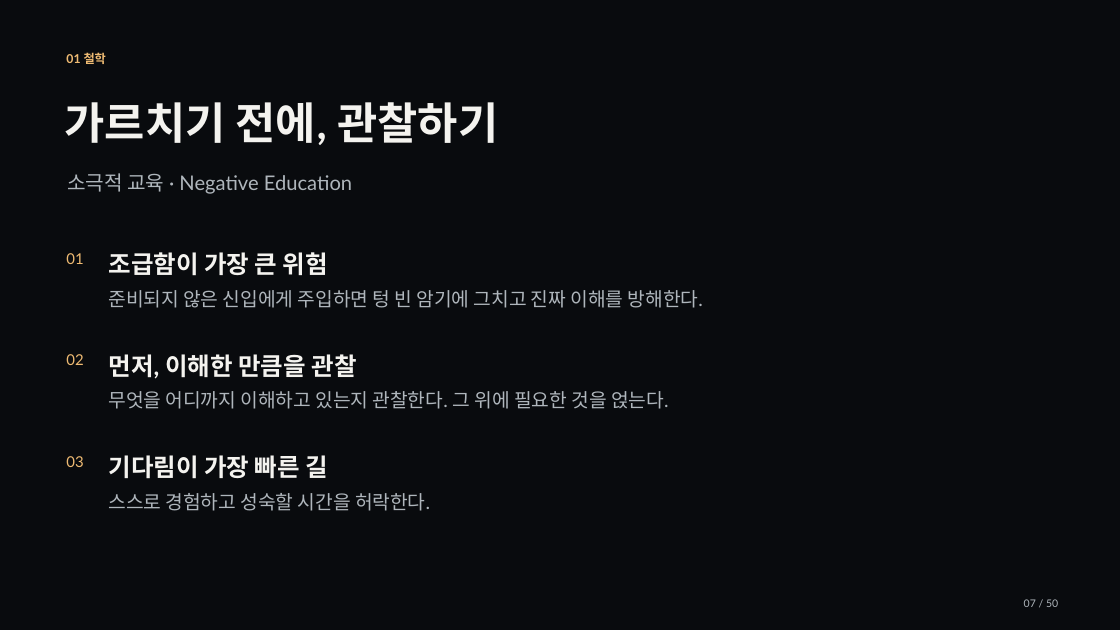
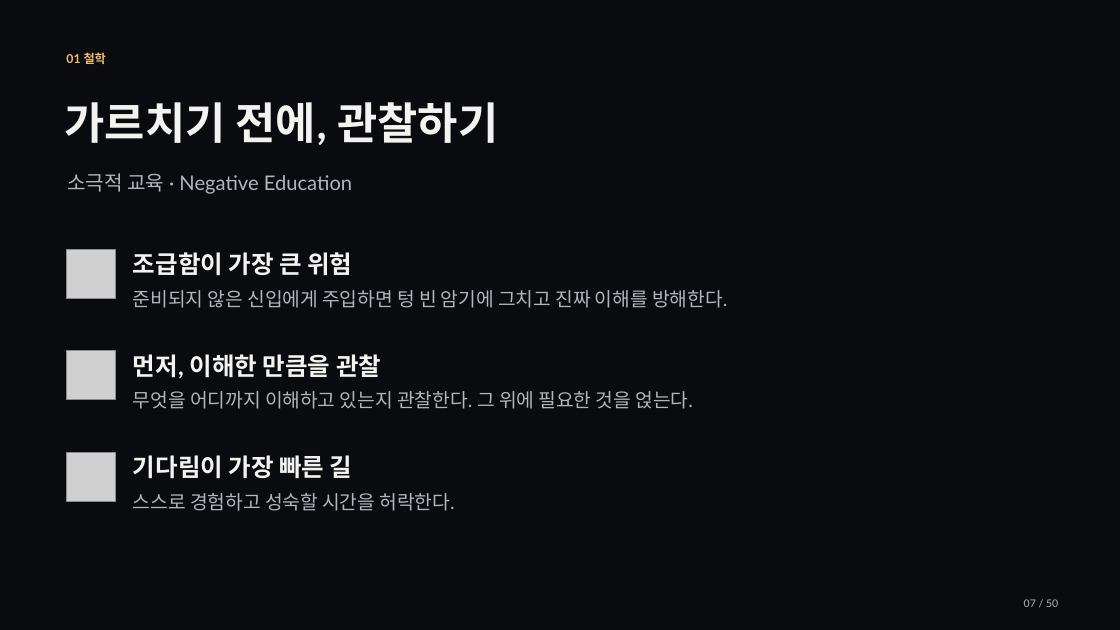
Before and after one commit to jaeyoung5178-bot/Presence, a slide deck: slide 7 of education/training/signature/training-signature.pptx. Drawn at 1120x630 pixels with LibreOffice and Linux fonts; fonts in the diff are those of the drawing; grey boxes stand for pictures. Boxes give left, top, right and bottom in pixels: in the first picture for what was removed or moved away, otherwise in the second. Text is boxed around its words. In the diff, an @@ line names an element or a change of style, - is before the commit and + after.

```diff
--- a/education/training/signature/training-signature.pptx
+++ b/education/training/signature/training-signature.pptx
@@ text removed at bbox=[66, 253, 83, 264] @@
-01
@@ picture added at bbox=[66, 250, 115, 298] @@
@@ text "조급함이 가장 큰 위험": place and size @@
-text "조급함이 가장 큰 위험" at bbox=[109, 252, 328, 276]
+text "조급함이 가장 큰 위험" at bbox=[133, 252, 352, 276]
@@ text "준비되지 않은 신입에게 주입하면 텅 ...": place and size @@
-text "준비되지 않은 신입에게 주입하면 텅 ..." at bbox=[109, 290, 703, 308]
+text "준비되지 않은 신입에게 주입하면 텅 ..." at bbox=[133, 290, 727, 308]
@@ text removed at bbox=[66, 354, 83, 365] @@
-02
@@ picture added at bbox=[66, 351, 115, 400] @@
@@ text "먼저, 이해한 만큼을 관찰": place and size @@
-text "먼저, 이해한 만큼을 관찰" at bbox=[109, 354, 357, 379]
+text "먼저, 이해한 만큼을 관찰" at bbox=[133, 354, 381, 378]
@@ text "무엇을 어디까지 이해하고 있는지 관찰한다. ...": place and size @@
-text "무엇을 어디까지 이해하고 있는지 관찰한다. ..." at bbox=[109, 391, 669, 409]
+text "무엇을 어디까지 이해하고 있는지 관찰한다. ..." at bbox=[133, 391, 693, 409]
@@ text removed at bbox=[66, 456, 83, 467] @@
-03
@@ picture added at bbox=[66, 453, 115, 502] @@
@@ text "기다림이 가장 빠른 길": place and size @@
-text "기다림이 가장 빠른 길" at bbox=[109, 455, 328, 479]
+text "기다림이 가장 빠른 길" at bbox=[133, 455, 353, 479]
@@ text "스스로 경험하고 성숙할 시간을 허락한다.": place and size @@
-text "스스로 경험하고 성숙할 시간을 허락한다." at bbox=[109, 493, 430, 511]
+text "스스로 경험하고 성숙할 시간을 허락한다." at bbox=[133, 493, 454, 511]
```
Also in this commit, not shown: 24 other slides changed, 34 other files.
